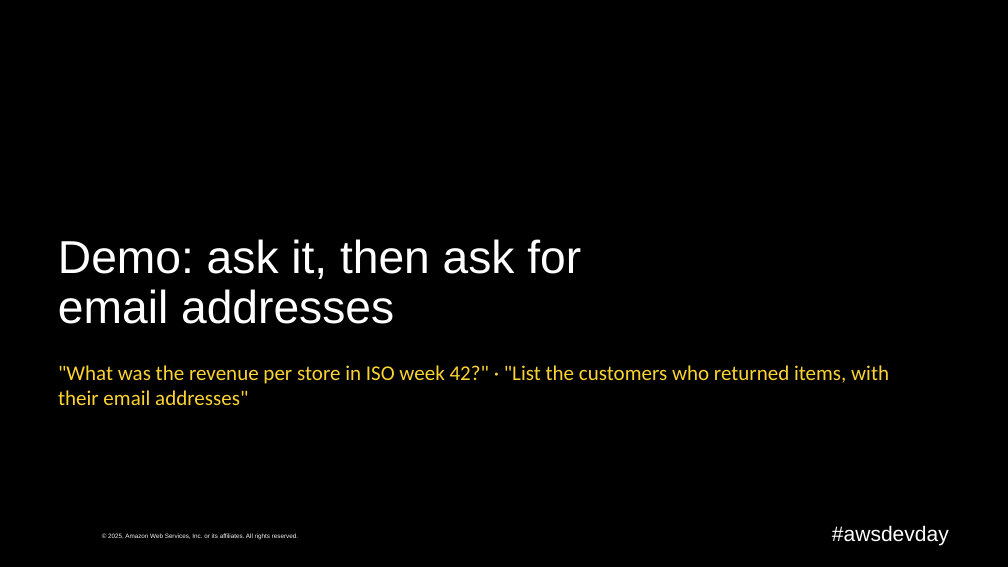
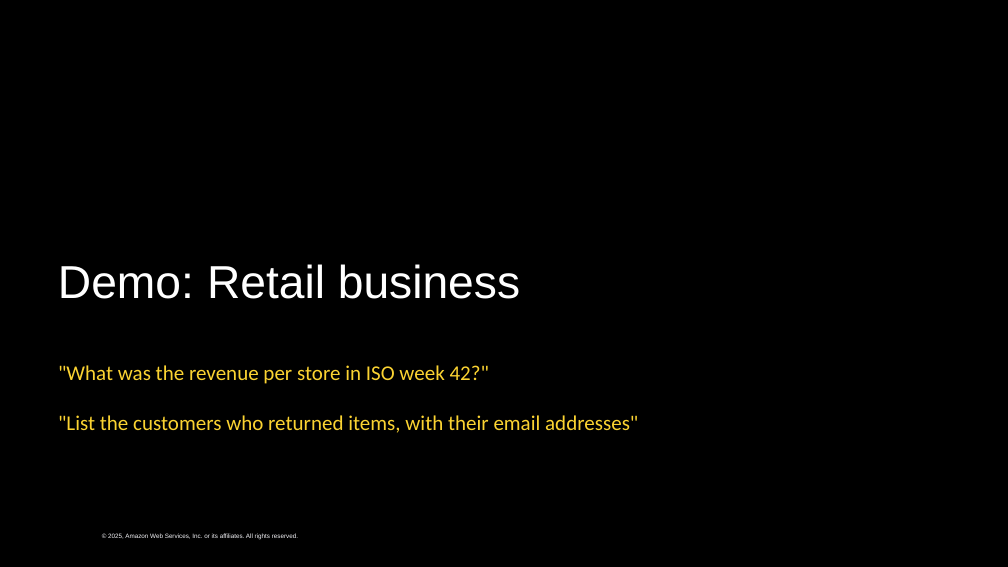
Before and after one commit to caroline-cah/lakehouse-harness, a slide deck: slide 14 of talk/harness-engineering-live.pptx (slide 13 before the commit). Drawn at 1008x567 pixels with LibreOffice and Linux fonts; fonts in the diff are those of the drawing; background and template pictures are left out. Boxes give left, top, right and bottom in pixels: in the first picture for what was removed or moved away, otherwise in the second. Text is boxed around its words. In the diff, an @@ line names an element or a change of style, - is before the commit and + after.

```diff
--- a/talk/harness-engineering-live.pptx
+++ b/talk/harness-engineering-live.pptx
@@ title at box(58, 264, 520, 299): text changed @@
-Demo: ask it, then ask for email addresses
+Demo: Retail business
@@ text at box(58, 365, 638, 433): text changed @@
-"What was the revenue per store in ISO week 42?" · "List the customers who returned items, with their email addresses"
+"What was the revenue per store in ISO week 42?"
+"List the customers who returned items, with their email addresses"
@@ text removed at box(832, 525, 949, 545) @@
-#awsdevday
```
Also in this commit, not shown: 28 other slides changed, 3 slides added, 9 slides removed, 32 other files.
